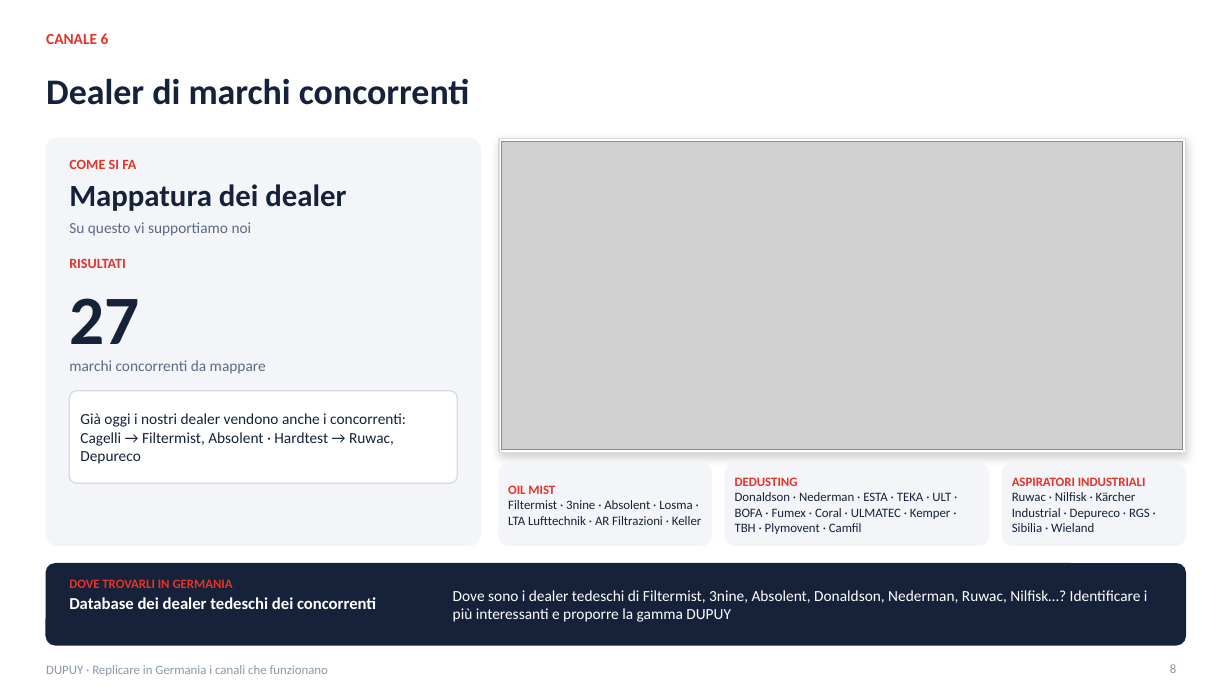
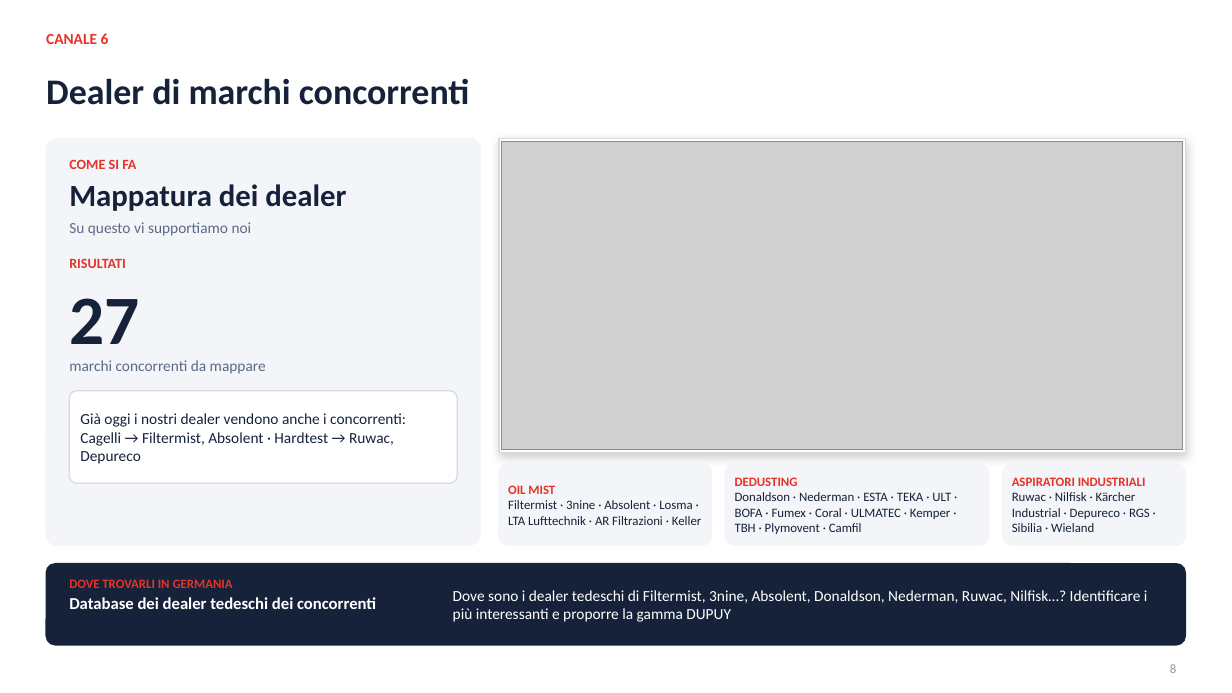
Before and after one commit to rarmentaro1204/routinedupuy, a slide deck: slide 8 of DUPUY_Germania_Canali.pptx. Drawn at 1232x693 pixels with LibreOffice and Linux fonts; fonts in the diff are those of the drawing; grey boxes stand for pictures; background and template pictures are left out. Boxes give left, top, right and bottom in pixels: in the first picture for what was removed or moved away, otherwise in the second. Text is boxed around its words. In the diff, an @@ line names an element or a change of style, - is before the commit and + after.

```diff
--- a/DUPUY_Germania_Canali.pptx
+++ b/DUPUY_Germania_Canali.pptx
@@ text removed at (x1=46, y1=665, x2=328, y2=676) @@
-DUPUY · Replicare in Germania i canali che funzionano
```
Also in this commit, not shown: 7 other slides changed.
